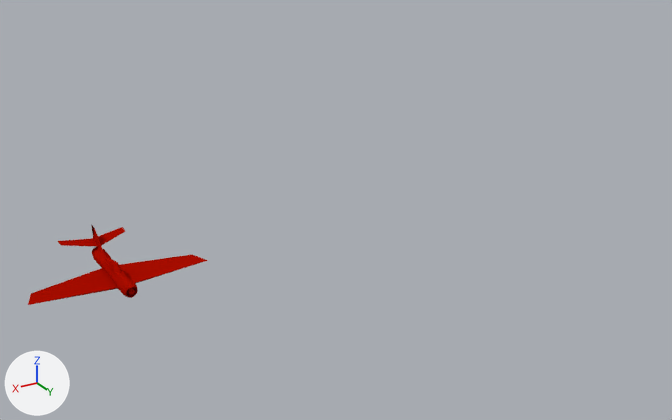
The Blender file assets/models/loop_shapes.blend: old version first, new version second.
Both versions are drawn from a camera (50 mm lens) standing at (6.8, 24.3, 12.5) and looking at (-8.5, -1.3, -0.3). The axes (+X, +Y, +Z) are drawn at lower left. The lights are the same throughout.

Before the edit, the objects in view are built like this:
```python
me_loop_3 = bpy.data.meshes.new('Loop 3')
me_loop_3.from_pydata(...)  # 365 vertices, 385 faces, 2 loose edges; spans x -2.61..2.61, y -1.55..2.13, z 0.05..1.11
me_loop_3.materials.append(mat_material_002)  # red #aa0d00
ob_loop_3 = bpy.data.objects.new('Loop 3', me_loop_3)
ob_loop_3.location = (0.0, 0.0, 0.0)
```
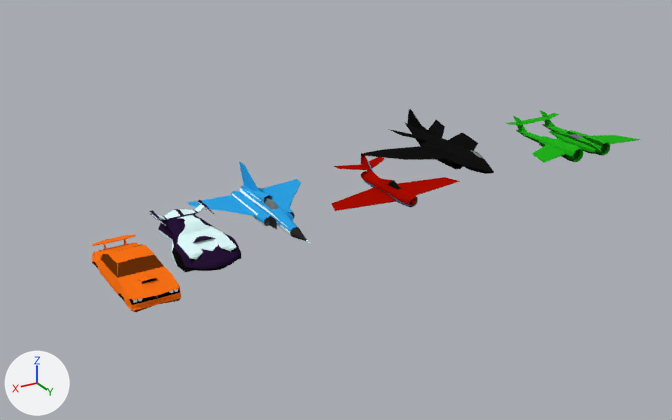
Where the change shows, as pixel boxes [x1, y1, x2, y2] in the pictures (672 x 420 px):
'Loop 3', moved
    before: [28, 224, 208, 305]
    after: [331, 153, 460, 211]
'Loop 6', added (orange)
    after: [92, 234, 181, 312]
    faces in mat_shape6b (orange #fe7316): [92, 234, 181, 311]
    faces in mat_shape6c (brown #6d3109): [92, 244, 181, 312]
    faces in mat_shape5b (black #131212): [96, 266, 180, 305]
'Loop 5', added
    after: [149, 200, 241, 273]
    faces in mat_shape5a (white #e2ffff): [149, 202, 236, 265]
    faces in mat_shape5 (dark purple #271436): [150, 200, 241, 269]
    faces in mat_shape5b (black #131212): [150, 203, 241, 273]
'Loop 4B', added (blue)
    after: [187, 161, 311, 244]
    faces in mat_shape4 (blue #2ea5e7): [187, 161, 301, 231]
    faces in mat_shape5a (white #e2ffff): [232, 187, 311, 244]
    faces in mat_shape4black (black #2a2a2a): [264, 196, 307, 241]
    faces in mat_shape1c (grey #727c7b): [220, 190, 295, 226]
'Loop 2', added (black)
    after: [364, 109, 494, 174]
    faces in mat_shape5b (black #131212): [364, 109, 494, 174]
'Loop 4', added (green)
    after: [506, 110, 641, 163]
    faces in mat_shape1 (green #24b21f): [506, 110, 641, 163]
    faces in mat_shape1b (dark green #125c10): [517, 125, 637, 163]

What changed in the scene script:
```text
Change ob_loop_3:
    ob_loop_3.location: (0.0, 0.0, 0.0) -> (-10.3, -1.23, 0.0)
Add ob_loop_4:
    ob_loop_4 = bpy.data.objects.new('Loop 4', me_loop_4)  # 529 vertices, 500 faces; spans x -2.57..2.57, y -2.23..2.06, z 0.01..0.89; in mat_shape1 (green #24b31f), mat_shape1b (dark green #125c10), mat_shape1c (grey #727c7b), mat_shape5b (black #131212)
    ob_loop_4.location = (-19.16, -1.4, 0.0)
Add ob_loop_2:
    ob_loop_2 = bpy.data.objects.new('Loop 2', me_loop_2)  # 236 vertices, 273 faces, 1 loose edge; spans x -2.52..2.52, y -2.64..3.01, z 0.0..1.5; in mat_shape5b (black #131212), mat_shape1c (grey #727c7b), mat_shape2 (black #111111)
    ob_loop_2.location = (-14.15, -2.68, 0.0)
Add ob_loop_5:
    ob_loop_5 = bpy.data.objects.new('Loop 5', me_loop_5)  # 647 vertices, 686 faces; spans x -0.94..0.94, y -1.87..1.89, z 0.1..1.03; in mat_shape5 (dark purple #271436), mat_shape5b (black #131212), mat_shape5a (white #e2ffff)
    ob_loop_5.location = (-2.79, -0.16, 0.0)
Add ob_loop_6:
    ob_loop_6 = bpy.data.objects.new('Loop 6', me_loop_6)  # 259 vertices, 218 faces; spans x -0.87..0.87, y -1.95..1.99, z 0.18..1.16; in mat_shape6b (orange #fe7316), mat_shape5a (white #e2ffff), mat_shape5b (black #131212), mat_material_002 (red #aa0d00), mat_shape6c (brown #6d3109)
    ob_loop_6.location = (-0.4, 1.16, 0.0)
    ob_loop_6.scale = (0.9, 0.9, 0.9)
Add ob_loop_4b:
    ob_loop_4b = bpy.data.objects.new('Loop 4B', me_loop_4b)  # 531 vertices, 620 faces; spans x -2.08..2.08, y -2.09..3.01, z 0.09..1.39; in mat_shape4 (blue #2ea5e7), mat_shape5a (white #e2ffff), mat_shape1c (grey #727c7b), mat_shape4black (black #2b2b2b)
    ob_loop_4b.location = (-5.81, -1.18, 0.0)
```
